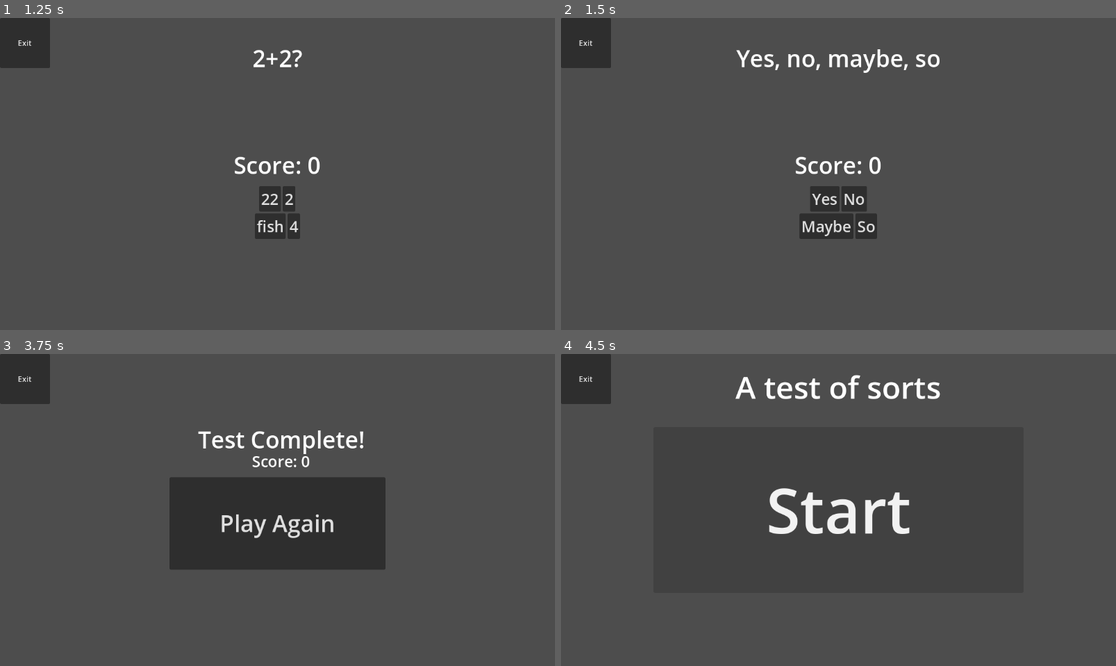
Above: before the commit, frames 1-4 (two rows, left to right).
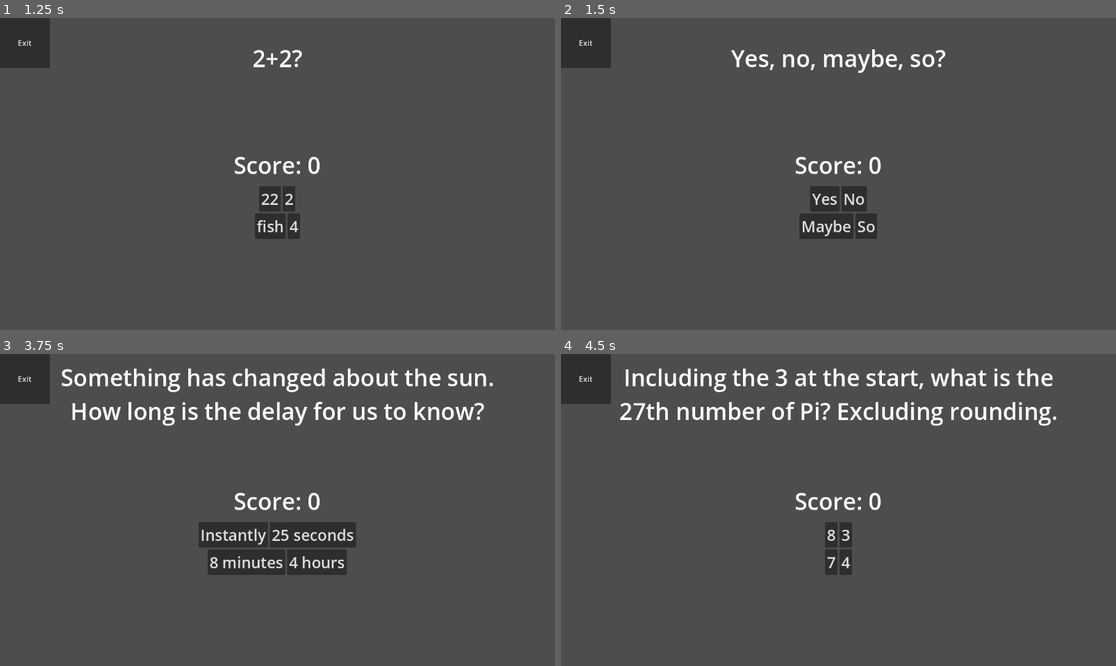
Above: after the commit, the same moments.

Repository: V3AI-Seven/processing-assignments-10
Game: Godot game, scene res://scenes/projects/test.tscn
Two runs of this game, one before a commit and one after it. Both use one fixed random seed, a clock stepped at 60 frames per second and the inputs below. This scene is started directly instead of the project's main scene.
Inputs (mouse positions are in pixels of both pictures, inside the frame that each line leads up to):
- Up to frame 1 (1.25 s): click "Start" at 0.5 s
- Up to frame 2 (1.5 s): click "22" at 1.25 s
- Up to frame 3 (3.75 s): click "Yes" at 2 s; click "No" at 2.75 s; click "Unity" at 3.5 s
- Up to frame 4 (4.5 s): click (794, 534) at 4.25 s, where only the run after the commit has a clickable "Instantly"

Frame 1 is identical in both runs. In frame 2, 1.1% of the frame differs, in the area x 30-70%, y 10-18%; in frame 3, 13%, in the area x 11-89%, y 4-71%; in frame 4, 5.7%.

Commit message:
Finish quiz questions

Diff:
--- a/scenes/projects/test.tscn
+++ b/scenes/projects/test.tscn
@@ -1,6 +1,5 @@
-[gd_scene load_steps=13 format=3 uid="uid://u1p0vojt75ux"]
-
-[ext_resource type="Script" uid="uid://b667aitbi2w2m" path="res://scripts/Test/test.gd" id="1_xqpen"]
+[gd_scene load_steps=12 format=3 uid="uid://u1p0vojt75ux"]
+
 [ext_resource type="PackedScene" uid="uid://d4mmehk8jrrto" path="res://scenes/templates/exit_button.tscn" id="2_7w81a"]
 [ext_resource type="Script" uid="uid://rl5iu6bhvxjb" path="res://scripts/Test/title_screen.gd" id="2_cro8k"]
 [ext_resource type="Script" uid="uid://dttyd4hp4q4lw" path="res://scripts/Test/question.gd" id="3_bgcr8"]
@@ -79,7 +78,6 @@
 offset_left = 252.0
 offset_right = 900.0
 offset_bottom = 648.0
-script = ExtResource("1_xqpen")
 
 [node name="ExitButton" parent="." instance=ExtResource("2_7w81a")]
 layout_mode = 0
--- a/scripts/Test/question.gd
+++ b/scripts/Test/question.gd
@@ -8,7 +8,8 @@
 var score = 0
 var buttons
 
-func _ready() -> void:
+func _ready() -> void: #Auto run on start of scene
+	visible = false
 	buttons = $AnswerButtons
 
 func generate_question(title:String, answers:Array, correct_answer:int) -> void:
@@ -52,12 +53,19 @@
 
 	match current_question:
 		2:
-			generate_question("Yes, no, maybe, so",["Yes","No","Maybe","So"], 4) #Annoying question
+			generate_question("Yes, no, maybe, so?",["Yes","No","Maybe","So"], 4) #Annoying question
 		3:
 			generate_question("What is the answer to Life, The Universe, and Everything?", ["No", "42", "24", "Everything"],2) #Question about a great book
 		4:
 			generate_question("What was this game made with?",["Unity","Godot","Python","Unreal"],2)
 		5:
+			generate_question("Something has changed about the sun. How long is the delay for us to know?",["Instantly", "25 seconds","8 minutes", "4 hours"],3)
+		6:
+			generate_question("Including the 3 at the start, what is the 27th number of Pi? Excluding rounding.",["8","3","7","4"],1)
+		7:
+			generate_question("What is the name of the standard English keyboard layout?",["Homerow","FGHJ","QWERTY","Linear"],3)
+
+		8:
 			visible = false
 			quiz_finish.emit(score)
 
@@ -81,7 +89,7 @@
 
 #Yes this is quite redundant, and could be replaced with more functions, but it was fast and it is easy to runderstand from a readerr's perspectives
 #All of these are connected with signals(a way of linking events). if you open in the Godot editor, you can see the connections
-func answer_1() -> void:
+func answer_1() -> void:#connected via signal
 	if current_correct_button == 1:
 		#$AnimationPlayer.play("FadeInCorrect")
 		question_correct()
@@ -91,7 +99,7 @@
 		question_incorrect()
 		next_question()
 
-func answer_2() -> void:
+func answer_2() -> void:#connected via signal
 	if current_correct_button == 2:
 		#$AnimationPlayer.play("FadeInCorrect")
 		question_correct()
@@ -101,7 +109,7 @@
 		question_incorrect()
 		next_question()
 
-func answer_3() -> void:
+func answer_3() -> void:#connected via signal
 	if current_correct_button == 3:
 		#$AnimationPlayer.play("FadeInCorrect")
 		question_correct()
@@ -111,7 +119,7 @@
 		question_incorrect()
 		next_question()
 
-func answer_4() -> void:
+func answer_4() -> void:#connected via signal
 	if current_correct_button == 4:
 		#$AnimationPlayer.play("FadeInCorrect")
 		question_correct()
--- a/scripts/Test/score_monitoring.gd
+++ b/scripts/Test/score_monitoring.gd
@@ -1,4 +1,4 @@
 extends Label
 
-func update_score(score: int) ->void:
+func update_score(score: int) ->void:#connected via signal
 	text = "Score: " +str(score)
--- a/scripts/Test/test.gd
+++ /dev/null
@@ -1,16 +0,0 @@
-extends Control
-var current_question
-
-#signal new_question(title:String, answers:Array, correct_answer:int, question_index:int)
-
-func next_question() -> void:
-	current_question += 1
-	match current_question:
-		2:
-			pass
-
-
-
-func start_test() -> void:
-	#new_question.emit("2+2?", ["22","2","fish","4"], 3,1) #Simple math question
-	pass
--- a/scripts/Test/title_screen.gd
+++ b/scripts/Test/title_screen.gd
@@ -1,6 +1,6 @@
 extends Control
 signal start_test
 
-func start() -> void:
+func start() -> void:#connected via signal
 	start_test.emit()
 	visible = false
Not shown, removed: scripts/Test/test.gd.uid
Not shown, changed: README.md
